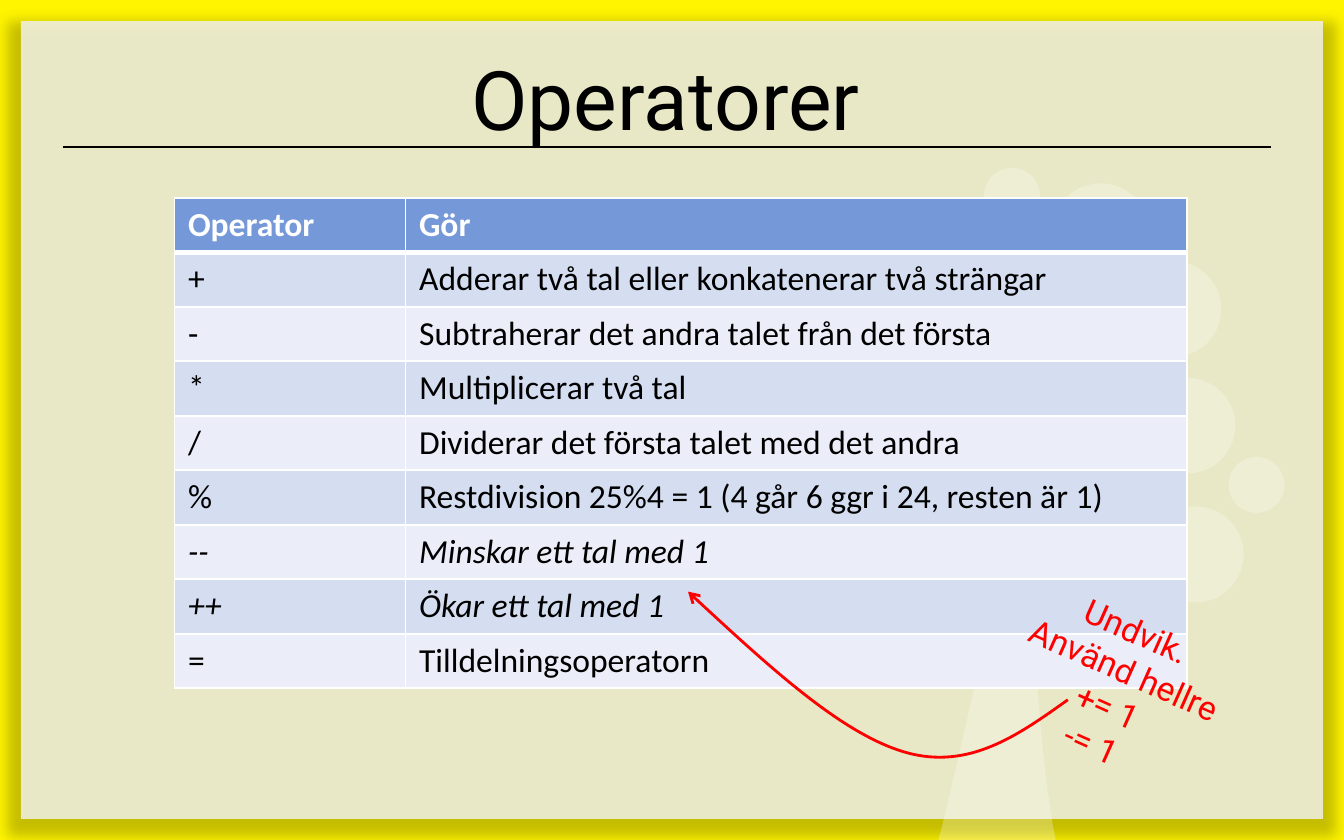
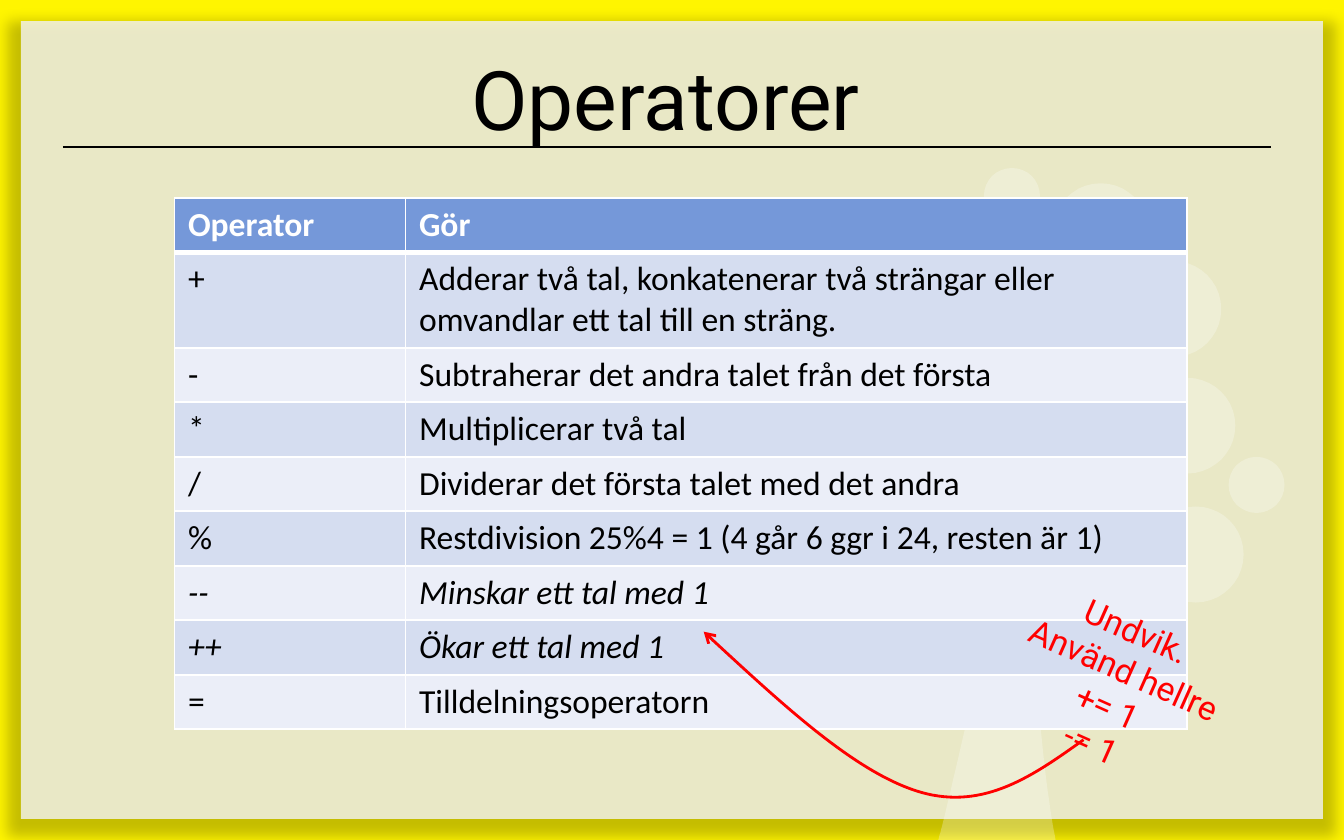
Before and after one commit to ed222an/Kursmaterial-JavaScript, a slide deck: slide 16 of lectures/E02-The-Review/E02 - The Review.pptx. Drawn at 1344x840 pixels with LibreOffice and Linux fonts; fonts in the diff are those of the drawing. Boxes give left, top, right and bottom in pixels: in the first picture for what was removed or moved away, otherwise in the second. Text is boxed around its words. In the diff, an @@ line names an element or a change of style, - is before the commit and + after.

```diff
--- a/lectures/E02-The-Review/E02 - The Review.pptx
+++ b/lectures/E02-The-Review/E02 - The Review.pptx
@@ table at bbox=[175, 198, 1187, 727] @@
-row 2, column 2: Adderar två tal eller konkatenerar två strängar
+row 2, column 2: Adderar två tal, konkatenerar två strängar eller omvandlar ett tal till en sträng.
@@ freeform shape: place and size @@
-freeform shape at bbox=[688, 591, 1068, 757]
+freeform shape at bbox=[704, 632, 1085, 797]
```
Also in this commit, not shown: 1 other slide changed, 1 other file.
